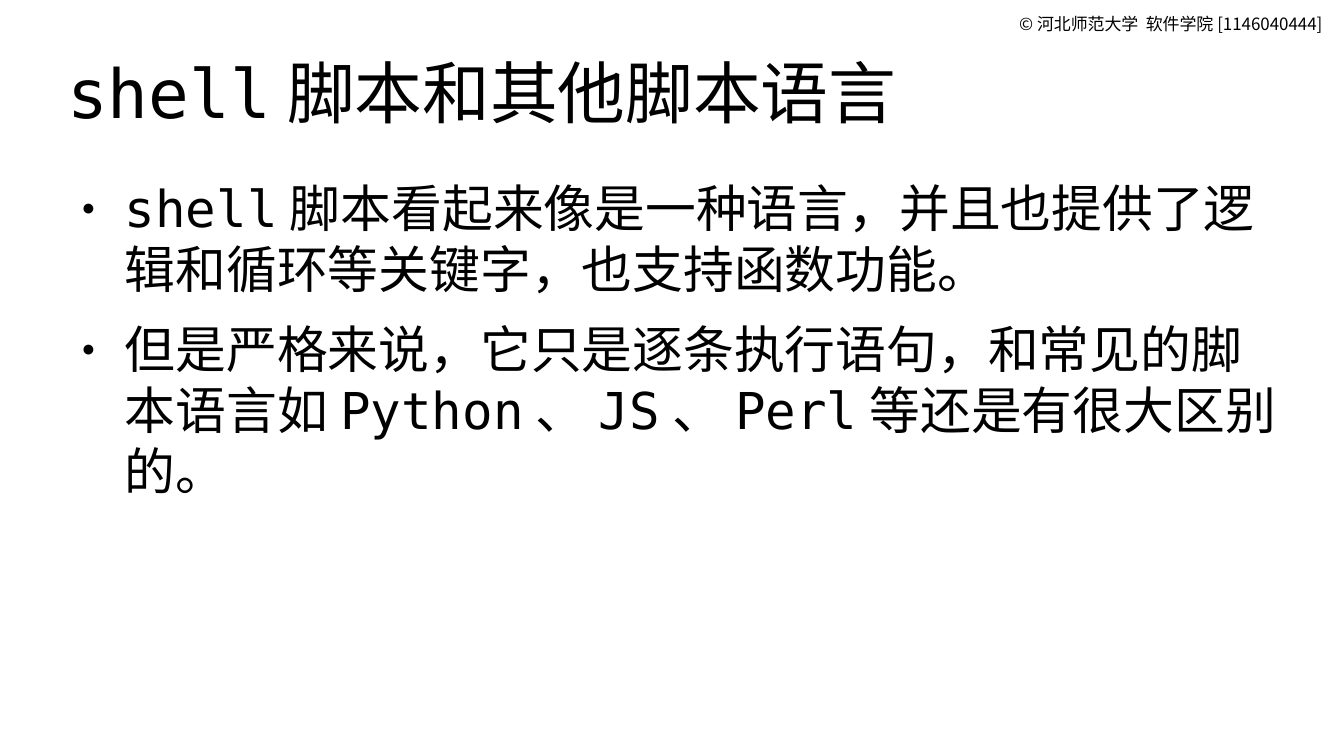
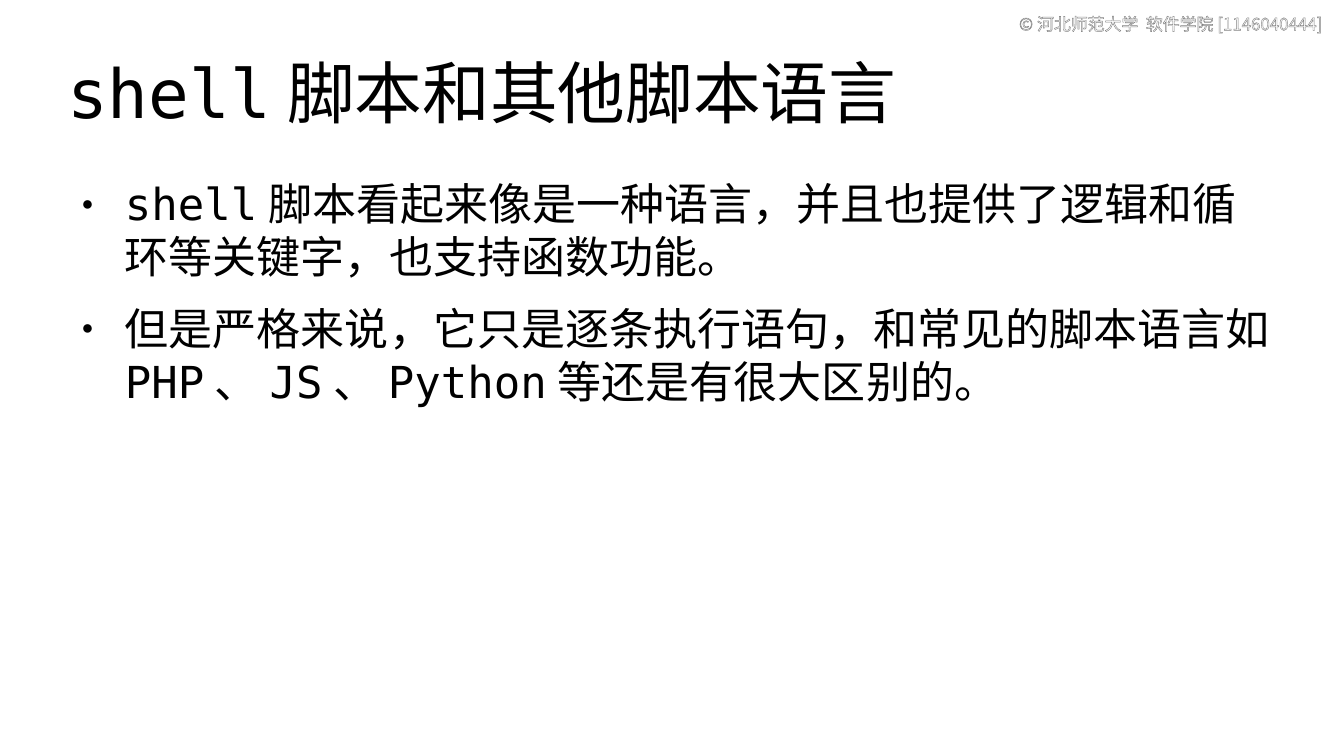
Before and after one commit to master-genius/linux-system, a slide deck: slide 4 of materials/slides/ch11-shell-script.odp (slide 3 before the commit). Drawn at 1344x756 pixels with LibreOffice and Linux fonts; fonts in the diff are those of the drawing. Boxes give left, top, right and bottom in pixels: in the first picture for what was removed or moved away, otherwise in the second. Text is boxed around its words. In the diff, an @@ line names an element or a change of style, - is before the commit and + after.

```diff
--- a/materials/slides/ch11-shell-script.odp
+++ b/materials/slides/ch11-shell-script.odp
@@ text "©河北师范大学 软件学院[1146040444]" at (x1=1037, y1=16, x2=1322, y2=34): text colour #000000 to #FFFFFF, letter outline none to #808080 0.75 pt @@
@@ text at (x1=125, y1=183, x2=1237, y2=278): size 30 to 26 pt in "shell脚本看起来像是一种语言，并且也提供了逻辑和循环等关键字，也支持函数功能。" @@
@@ text at (x1=125, y1=308, x2=1270, y2=402): text changed; size 30 to 26 pt @@
-● 但是严格来说，它只是逐条执行语句，和常见的脚本语言如Python、JS、Perl等还是有很大区别的。
+● 但是严格来说，它只是逐条执行语句，和常见的脚本语言如PHP、JS、Python等还是有很大区别的。
```
Also in this commit, not shown: 18 other slides changed, 16 slides added, 3 other files.
